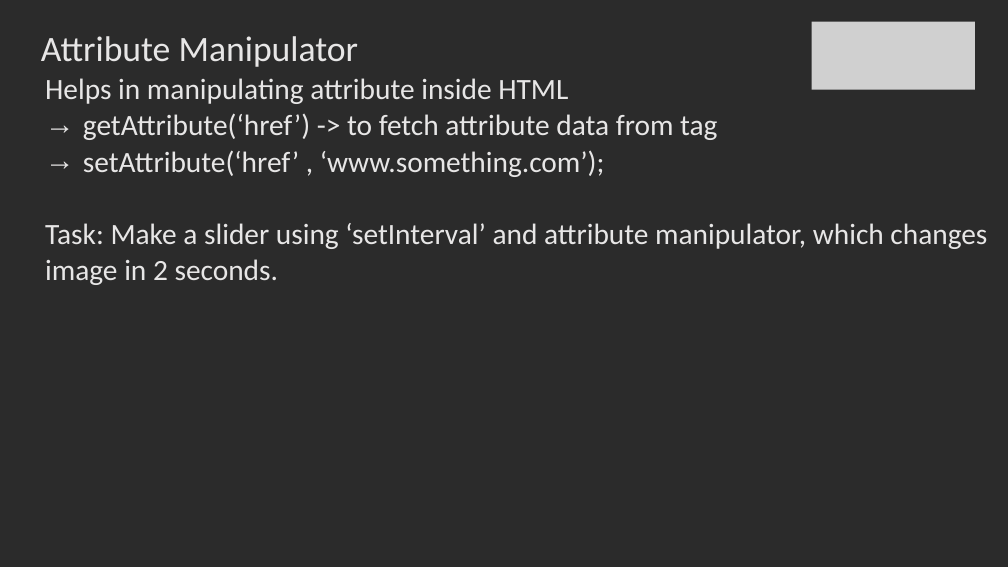
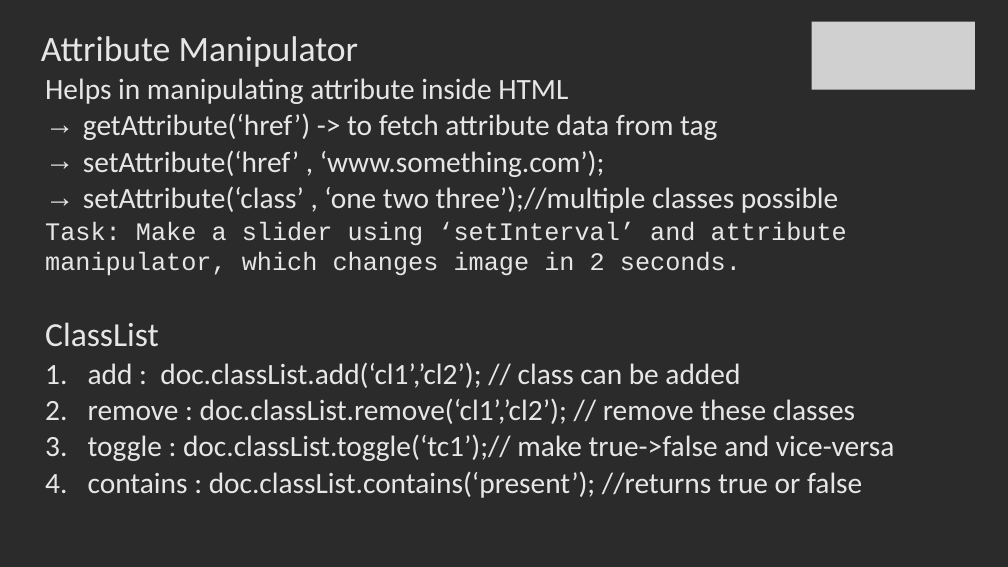
Before and after one commit to SachinBarpanda/WebDevGla, a slide deck: slide 40 of JS.pptx. Drawn at 1008x567 pixels with LibreOffice and Linux fonts; fonts in the diff are those of the drawing; grey boxes stand for pictures; background and template pictures are left out; a plain dark background stands for a picture behind light text. Boxes give left, top, right and bottom in pixels: in the first picture for what was removed or moved away, otherwise in the second. Text is boxed around its words. In the diff, an @@ line names an element or a change of style, - is before the commit and + after.

```diff
--- a/JS.pptx
+++ b/JS.pptx
@@ text at (83,186,838,213): paragraph added @@
+→ setAttribute(‘class’ , ‘one two three’);//multiple classes possible
@@ text at (45,222,847,276): size 28 to 24 pt, font Calibri to Courier New in "Task: Make a slider using ‘setInterval’ and ..." @@
@@ text at (45,322,895,498): paragraphs added @@
+ClassList
+1. add : doc.classList.add(‘cl1’,’cl2’); // class can be added
+2. remove : doc.classList.remove(‘cl1’,’cl2’); // remove these classes
+3. toggle : doc.classList.toggle(‘tc1’);// make true->false and vice-versa
+4. contains : doc.classList.contains(‘present’); //returns true or false
```
Also in this commit, not shown: 1 other slide changed, 7 slides added, 29 other files.
